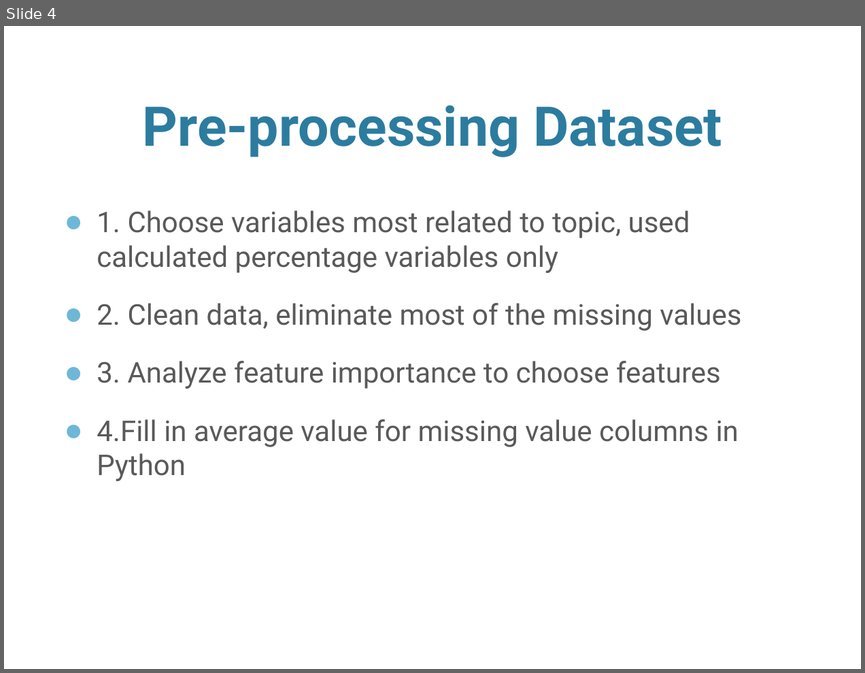
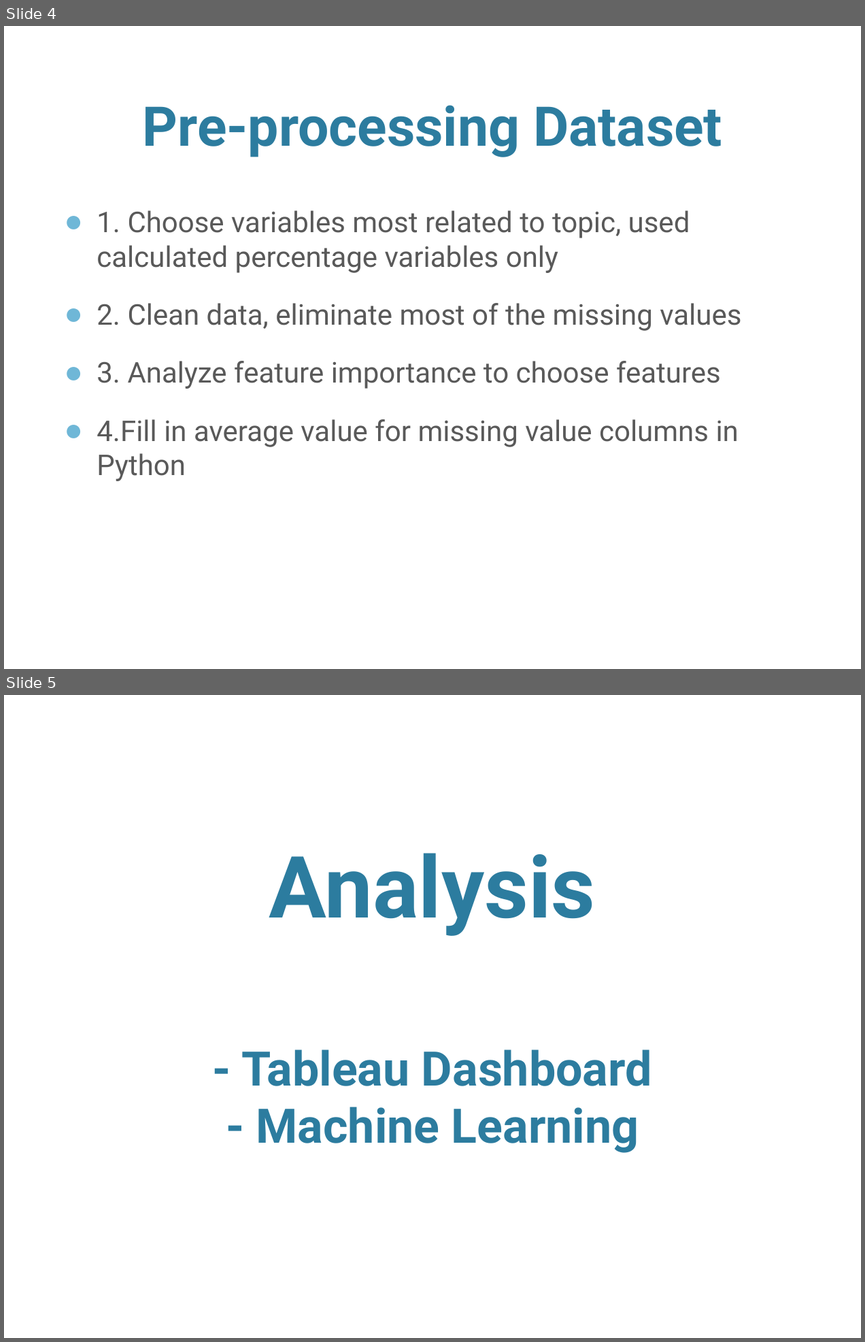
Before and after one commit to lqingsandra/DAT_SF_19, a slide deck: Homework/Project/presentation.pptx. Shown one above the other, each under a label of ours: slide 4 before the commit, slides 4 and 5 after it. The pictures are 865x673 and 865x1342 pixels, drawn with LibreOffice and Linux fonts; fonts in the diff are those of the drawing; background and template pictures are left out. Boxes give left, top, right and bottom in pixels: in the first picture for what was removed or moved away, otherwise in the second. Text is boxed around its words. In the diff, an @@ line names an element or a change of style, - is before the commit and + after.

```diff
--- a/Homework/Project/presentation.pptx
+++ b/Homework/Project/presentation.pptx
@@ slide 5 added at box(4, 695, 861, 1338), background picture (left out) @@
@@ title added at box(241, 853, 652, 1153), 40 pt, text #2C7C9F, bold @@
+Analysis
+- Tableau Dashboard
+- Machine Learning
```
Also in this commit, not shown: 2 slides changed, 1 other slide added, 3 slides removed.
